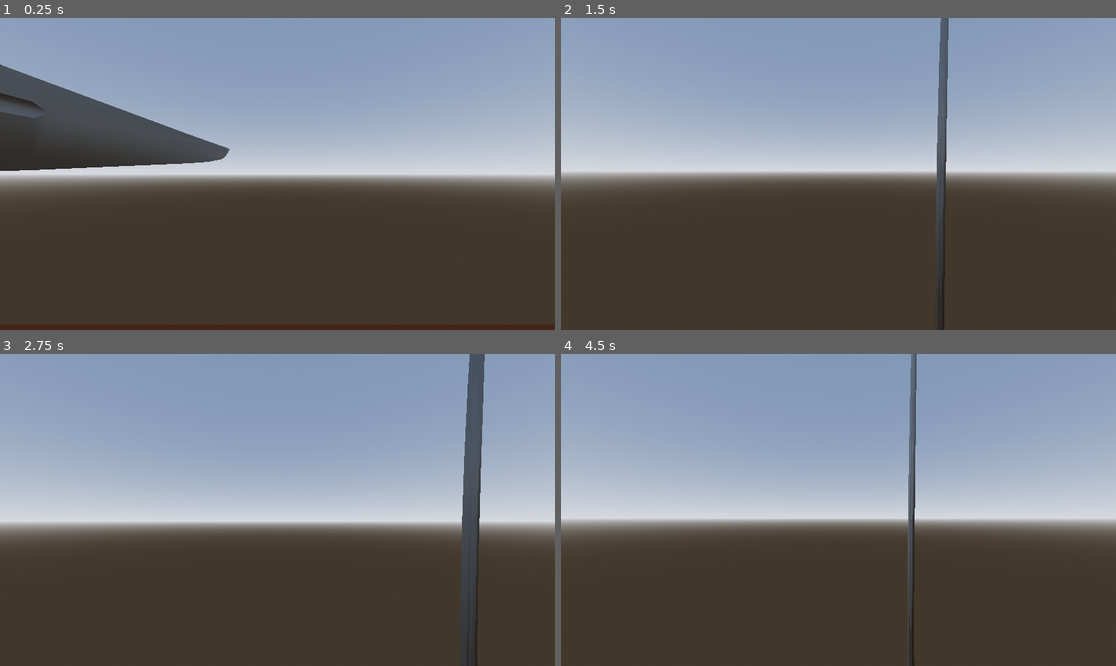
Above: before the commit, frames 1-4 (two rows, left to right).
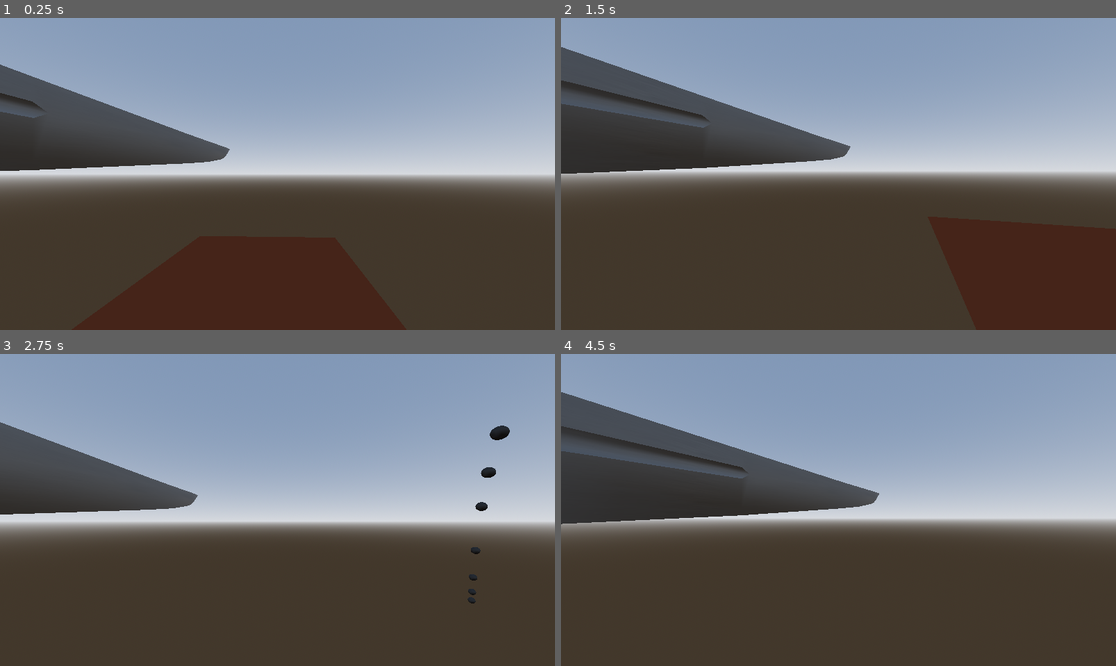
Above: after the commit, the same moments.

Repository: MateusPDK/thePirateDownfall
Game: Godot game, scene res://world.tscn
The game is run twice, just before and just after one commit, with the same random seed, the same clock (stepped at 60 frames per second) and the same inputs.
Inputs (mouse positions are in pixels of both pictures, inside the frame that each line leads up to):
- Up to frame 1 (0.25 s): no input
- Up to frame 2 (1.5 s): tap Enter (ui_accept) at 0.5, 0.6, 0.77, 1.07 s; move the mouse to (866, 174) at 0.52 s; hold W (forward) from 0.53 s (still down); move the mouse to (810, 174) at 1.27 s; click (810, 174) at 1.35 s
- Up to frame 3 (2.75 s): keep holding W (forward); tap Enter (ui_accept) at 1.52, 1.55, 1.82, 2.1 s; move the mouse to (288, 503) at 2.02 s
- Up to frame 4 (4.5 s): keep holding W (forward); move the mouse to (832, 516) at 2.77 s; click (832, 516) at 2.85 s; tap Enter (ui_accept) at 3.02, 3.05, 3.32, 3.5, 3.6, 3.77, 4.07 s; move the mouse to (877, 513) at 3.52 s; move the mouse to (794, 506) at 4.27 s; click (794, 506) at 4.35 s

The runs differ from the first frame. In frame 2, 13% of the frame differs, in the area x 0-70%, y 0-100%; in frame 3, 8.3%; in frame 4, 14%, in the area x 0-65%, y 0-100%.
Error after the commit: Invalid assignment of property or key 'position' with value of type 'Vector3' on a base object of type 'null instance'. (res://character.gd:38)

Commit message:
fisica da bola

Diff:
--- /dev/null
+++ b/cannon_ball.gd
@@ -0,0 +1,18 @@
+extends RigidBody3D
+
+var direction = Vector3(0, 1 ,1)
+var force = 10
+
+# Called when the node enters the scene tree for the first time.
+func _ready():
+	disparar(self.direction, self.force)
+	pass # Replace with function body.
+
+
+# Called every frame. 'delta' is the elapsed time since the previous frame.
+func _process(delta):
+	pass
+
+func disparar(direction, force):
+	direction = direction.normalized()
+	self.apply_central_impulse(direction * force)
--- /dev/null
+++ b/cannon_ball.tscn
@@ -0,0 +1,22 @@
+[gd_scene load_steps=5 format=3 uid="uid://buwa1gwpyoccv"]
+
+[ext_resource type="Script" path="res://cannon_ball.gd" id="1_qf8id"]
+
+[sub_resource type="StandardMaterial3D" id="StandardMaterial3D_lcrfk"]
+albedo_color = Color(0.211765, 0.211765, 0.211765, 1)
+
+[sub_resource type="SphereMesh" id="SphereMesh_ky0bx"]
+
+[sub_resource type="SphereShape3D" id="SphereShape3D_pqkul"]
+
+[node name="cannon_ball" type="RigidBody3D"]
+transform = Transform3D(1, 0, 0, 0, 1, 0, 0, 0, 1, 0.17369, 0.633419, 0.482426)
+mass = 30.0
+script = ExtResource("1_qf8id")
+
+[node name="MeshInstance3D" type="MeshInstance3D" parent="."]
+material_override = SubResource("StandardMaterial3D_lcrfk")
+mesh = SubResource("SphereMesh_ky0bx")
+
+[node name="CollisionShape3D" type="CollisionShape3D" parent="."]
+shape = SubResource("SphereShape3D_pqkul")
--- a/character.gd
+++ b/character.gd
@@ -7,7 +7,6 @@
 var gravity = ProjectSettings.get_setting("physics/3d/default_gravity")
 func _ready():
 	Input.set_mouse_mode(Input.MOUSE_MODE_CAPTURED)
-
 func _physics_process(delta):
 	if Input.is_action_just_pressed("ui_cancel"):
 		Input.set_mouse_mode(Input.MOUSE_MODE_VISIBLE)
@@ -36,8 +35,8 @@
 			$XROrigin3D/XRCamera3D.rotate($XROrigin3D/XRCamera3D.transform.basis * Vector3.RIGHT, -event.relative.y * rotate_speed)
 			#rotate(Vector3.DOWN, event.relative.x * rotate_speed)
 			#rotate(transform.basis * Vector3.RIGHT, -event.relative.y * rotate_speed)
-			$XROrigin3D/saber_controller.position= $XROrigin3D/XRCamera3D.transform.basis * Vector3(0.5,-0.3,-1)
-			$XROrigin3D/saber_controller.rotation= $XROrigin3D/XRCamera3D.rotation
+			$XROrigin3D/XRController3D.position=	$XROrigin3D/XRCamera3D.transform.basis * Vector3(0.5, -0.3, -1)
+			$XROrigin3D/XRController3D.rotation= $XROrigin3D/XRCamera3D.rotation
 
 func _on_hitbox_body_entered(body):
 	if (body.is_in_group("canonball")):
--- /dev/null
+++ b/world.gd
@@ -0,0 +1,19 @@
+extends Node3D
+
+var bola_comp = preload("res://cannon_ball.tscn")
+
+# Called when the node enters the scene tree for the first time.
+func _ready():
+	pass # Replace with function body.
+
+
+# Called every frame. 'delta' is the elapsed time since the previous frame.
+func _process(delta):
+	var player=get_node("character")
+	if Input.is_action_just_pressed("ui_accept"):
+		var bola = bola_comp.instantiate()
+		bola.direction = Vector3(1, 0, 1)
+		bola.force = 20
+		bola.position = Vector3(6.376, 1.579, 0.073)
+		self.add_child(bola)
+	pass
--- a/world.tscn
+++ b/world.tscn
@@ -1,6 +1,7 @@
-[gd_scene load_steps=9 format=3 uid="uid://bsbwatvoixf0f"]
+[gd_scene load_steps=10 format=3 uid="uid://decw2bvcpxvjc"]
 
-[ext_resource type="PackedScene" uid="uid://cee1rl5ocxctp" path="res://character.tscn" id="1_88rye"]
+[ext_resource type="PackedScene" uid="uid://mrc82ye60iqw" path="res://character.tscn" id="1_88rye"]
+[ext_resource type="Script" path="res://world.gd" id="1_phnmt"]
 
 [sub_resource type="ProceduralSkyMaterial" id="ProceduralSkyMaterial_sfhto"]
 
@@ -25,6 +26,7 @@
 size = Vector3(20, 0.1, 6)
 
 [node name="world" type="Node3D"]
+script = ExtResource("1_phnmt")
 
 [node name="WorldEnvironment" type="WorldEnvironment" parent="."]
 environment = SubResource("Environment_e6mgp")
@@ -40,3 +42,4 @@
 shape = SubResource("BoxShape3D_l14bn")
 
 [node name="character" parent="." instance=ExtResource("1_88rye")]
+transform = Transform3D(0.0388587, 0, -0.999245, 0, 1, 0, 0.999245, 0, 0.0388587, 0.501794, 1.21313, 0.849429)
Not shown: 1 places in character.tscn that only renumber resources
Not shown, changed: models/saber/license.txt
Not shown: 1 places in saber.tscn that only renumber resources
